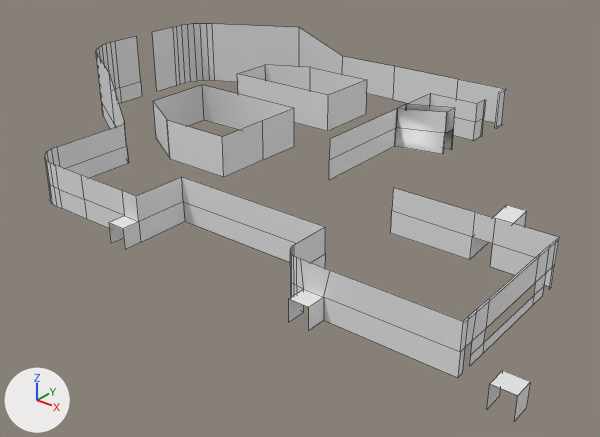
A saved change to the OBJ model Year3-Game/Assets/_Objects/LargeMapAssets/Map3MainWalls.obj.
Before and after are seen from a 50 mm camera at (87.6, -81.1, 37.9) aimed at (33.0, -12.9, -4.4). The lights are fixed; the arrows at lower left show +X, +Y and +Z. Mesh edges are drawn as thin lines. Where no turn or scale is listed for an object, it has been applied to the vertices.

The first picture shows 'Plane.000_Plane.000_Plane.000_Plane.003'.
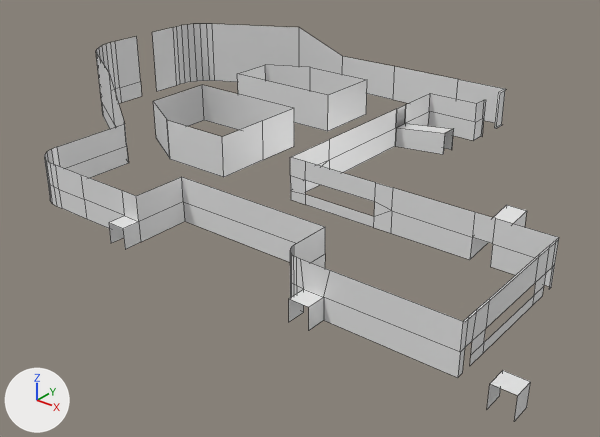
Changed parts and their boxes [x1, y1, x2, y2] in the pictures (600 x 437 px):
part 1 of me_plane_000_plane_000_plane_000_plane_003, deleted
    before: [396, 105, 455, 134]
part 2 of me_plane_000_plane_000_plane_000_plane_003, added
    after: [290, 139, 393, 233]

The edits, one by one:
Material 'None' (mat_none) is new.
Its base color is (0.8, 0.8, 0.8) (white #e7e7e7).
Its roughness is 0.293.
me_plane_000_plane_000_plane_000_plane_003 is used by ob_plane_000_plane_000_plane_000_plane_003; location (0.0, 0.0, 0.0).
Verts and faces of me_plane_000_plane_000_plane_000_plane_003; kept vertices keep their numbers, new ones are numbered from 262.
Before the commit, vertices of me_plane_000_plane_000_plane_000_plane_003: 7 (42.0, 3.9, 6.0) at pixel (446, 112), 236 (42.0, 3.9, 3.3) at pixel (445, 133), 247 (41.9, 3.9, 6.0) at pixel (446, 112), 248 (41.9, 6.0, 6.0) at pixel (454, 107), 251 (41.9, 3.9, 3.3) at pixel (444, 133).
Before the commit, vertices of me_plane_000_plane_000_plane_000_plane_003: 252 (41.9, 6.0, 3.3) at pixel (453, 128), 253 (35.1, 6.0, 5.0) at pixel (406, 104), 254 (35.1, 6.0, 2.5), 255 (35.1, 3.9, 5.0) at pixel (397, 108), 258 (35.1, 3.9, 2.5) at pixel (396, 127).
me_plane_000_plane_000_plane_000_plane_003 had 262 vertices, 159 faces and spanned x -6.0..70.5, y -36.0..20.0, z 0.0..9.0.
me_plane_000_plane_000_plane_000_plane_003 no longer uses material mat_none_007 (white #e7e7e7).
me_plane_000_plane_000_plane_000_plane_003 no longer uses material mat_none_001 (white #e7e7e7).
me_plane_000_plane_000_plane_000_plane_003 now has 271 vertices, 166 faces and spans x -6.0..70.5, y -36.0..20.0, z 0.0..9.0.
Part 1, on me_plane_000_plane_000_plane_000_plane_003:
Vertices deleted: 7, 247, 248 (with the faces that use them).
Part 2, on me_plane_000_plane_000_plane_000_plane_003:
7 vertices are added at x 35.0..45.9, y -17.0, z 0.0..5.0.
5 new vertices lie (-2.1, 0.0, 0.0) away from vertices in x 37.1..48.0, y -17.0, z 0.0..5.0.
11 new faces join them.
me_plane_000_plane_000_plane_000_plane_003 now uses material mat_none (white #e7e7e7).
